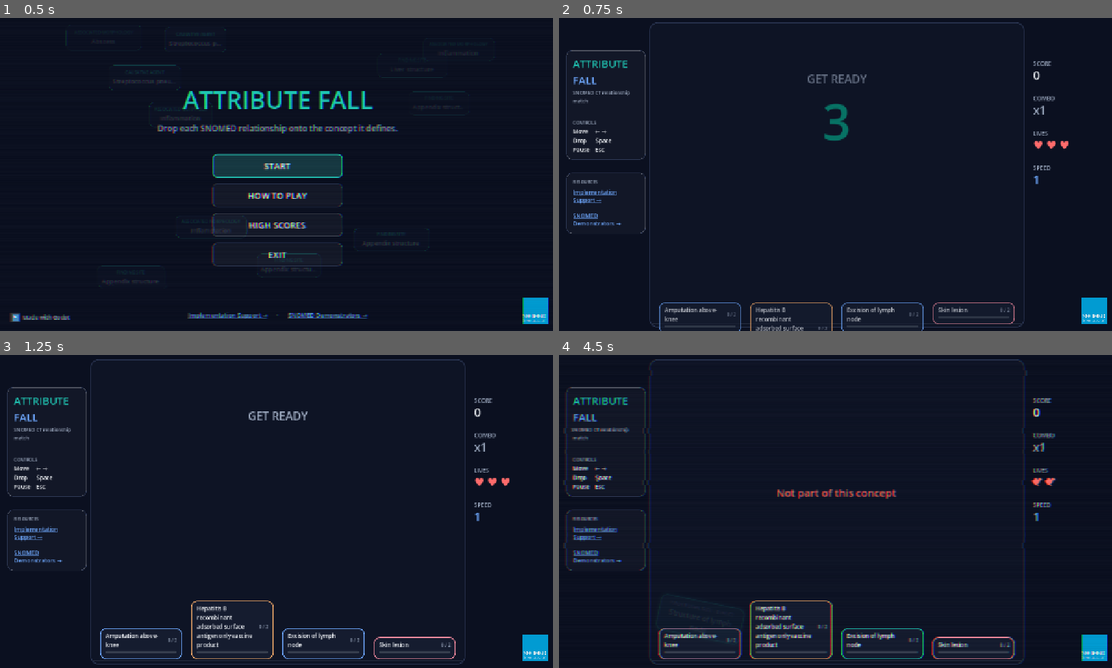
Above: before the commit, frames 1-4 (two rows, left to right).
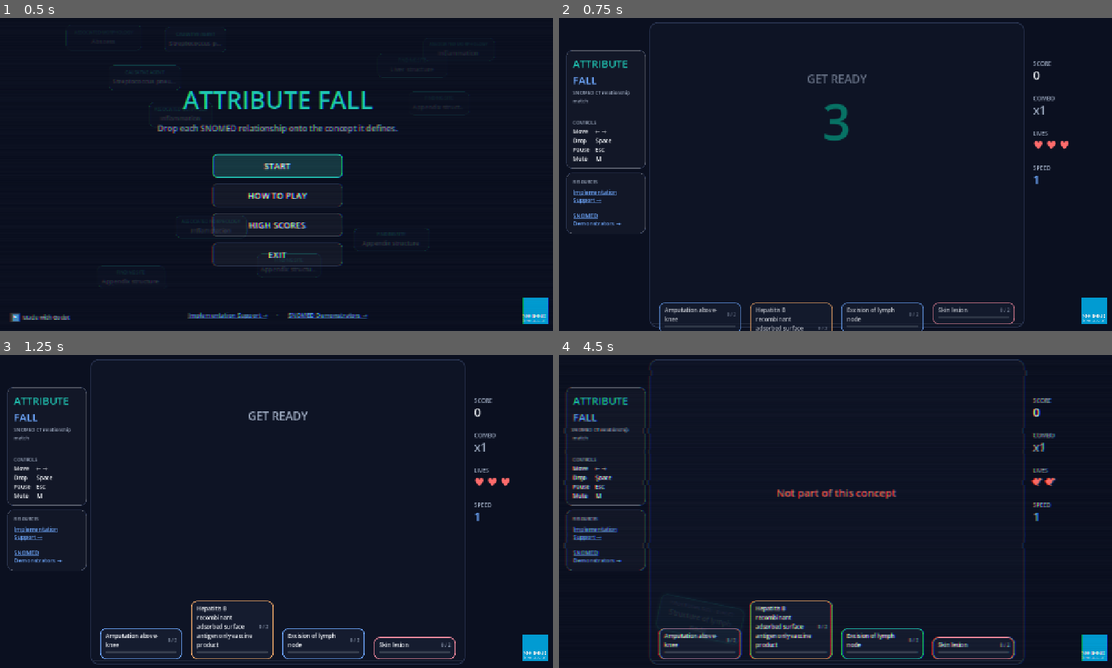
Above: after the commit, the same moments.

Repository: alopezo/attribute-fall
Game: Godot game, scene res://scenes/main.tscn
Two runs of this game, one before a commit and one after it. Both use one fixed random seed, a clock stepped at 60 frames per second and the inputs below. The engine's default icon, where the game draws it, is replaced by a stand-in: a white triangle on a blue panel in a dark square.
Inputs (mouse positions are in pixels of both pictures, inside the frame that each line leads up to):
- Up to frame 1 (0.5 s): no input
- Up to frame 2 (0.75 s): click "START" at 0.5 s
- Up to frame 3 (1.25 s): no input
- Up to frame 4 (4.5 s): move the mouse to (702, 642) at 1.27 s; hold Right (af_right) 1.28-2.03 s; hold Space (af_hard) 1.28-2.03 s; click (702, 642) at 1.42 s; tap Enter at 2 s; move the mouse to (791, 630) at 2.02 s; hold S 2.03-2.78 s; tap Down (af_soft) at 2.1 s; click (791, 630) at 2.17 s; tap Space (af_hard) at 2.75 s; move the mouse to (879, 642) at 2.77 s; hold Right (af_right) 2.78-4.28 s; tap J at 2.85 s; click (879, 642) at 2.92 s; move the mouse to (973, 649) at 3.52 s; tap L at 3.6 s; click (973, 649) at 3.67 s; move the mouse to (1001, 558) at 4.27 s; hold Left (af_left) from 4.28 s (still down); hold Space (af_hard) from 4.28 s (still down); click (1001, 558) at 4.42 s

Frame 1 is identical in both runs. In frame 2, 0.1% of the frame differs, in the area x 1-16%, y 43-49%; in frame 3, 0.1%; in frame 4, 0.2%.

Commit message:
feat: looping background music (converted to OGG; M to mute)
40MB WAV -> 3.8MB OGG so the web pck stays small. Loops across menu and play;
press M to mute.

Co-Authored-By: Claude Opus 4.8 <noreply@anthropic.com>

Diff:
--- a/scripts/main.gd
+++ b/scripts/main.gd
@@ -134,6 +134,7 @@
 	add_child(scores)
 	scores.loaded.connect(_on_scores_loaded)
 	scores.submitted.connect(_on_score_submitted)
+	_build_music()
 	_build_logo()
 	_build_crt()
 	_show_only(start_panel)
@@ -196,6 +197,27 @@
 	t.tween_method(_set_crt, 0.25, 0.5, 0.05)
 	t.tween_method(_set_crt, 0.5, 0.0, 0.2)
 	t.tween_callback(func(): _crt_error = false)
+
+# Looping background music. On web the browser resumes audio on first input.
+var music: AudioStreamPlayer
+var _music_muted := false
+func _build_music() -> void:
+	var stream = load("res://assets/music/1_ascend.ogg")
+	if stream == null:
+		return
+	if "loop" in stream:
+		stream.loop = true
+	music = AudioStreamPlayer.new()
+	music.stream = stream
+	music.volume_db = -12.0
+	add_child(music)
+	music.play()
+
+func _toggle_music() -> void:
+	if music == null:
+		return
+	_music_muted = not _music_muted
+	music.volume_db = -80.0 if _music_muted else -12.0
 
 # SNOMED International badge, pinned bottom-right, above everything.
 func _build_logo() -> void:
@@ -223,6 +245,7 @@
 	_add_action("af_soft",  [KEY_DOWN, KEY_S], [JOY_BUTTON_DPAD_DOWN], [[JOY_AXIS_LEFT_Y, 1.0]])
 	_add_action("af_hard",  [KEY_SPACE], [JOY_BUTTON_A], [])
 	_add_action("af_pause", [KEY_ESCAPE], [JOY_BUTTON_START], [])
+	_add_action("af_mute",  [KEY_M], [], [])
 
 func _add_action(name: String, keys: Array, buttons: Array, axes: Array) -> void:
 	if InputMap.has_action(name):
@@ -393,7 +416,7 @@
 	vb.add_child(_spacer(8))
 
 	vb.add_child(_make_label("CONTROLS", 10, Palette.MUTED))
-	vb.add_child(_make_label("Move     ← →\nDrop      Space\nPause    Esc", 13, Palette.TEXT))
+	vb.add_child(_make_label("Move     ← →\nDrop      Space\nPause    Esc\nMute      M", 13, Palette.TEXT))
 
 	panel.reset_size()
 
@@ -635,7 +658,7 @@
 	cbox.add_child(_control_row("Move", ["←", "→", "/", "A", "D", "/", "J", "L"]))
 	cbox.add_child(_control_row("Soft / hard drop", ["↓", "S", "·", "Space"]))
 	cbox.add_child(_control_row("Pause", ["Esc"]))
-	var extra := _make_label("Gamepad: D-pad / stick move · A drop · Start pause        Mouse / touch: click a card", 13, Palette.MUTED)
+	var extra := _make_label("Gamepad: D-pad / stick move · A drop · Start pause        Mouse / touch: click a card        M: mute music", 13, Palette.MUTED)
 	extra.mouse_filter = Control.MOUSE_FILTER_IGNORE
 	cbox.add_child(extra)
 	var crow := CenterContainer.new()
@@ -1253,6 +1276,9 @@
 		resolve_drop(current_piece.lane_index)
 
 func _unhandled_input(event: InputEvent) -> void:
+	if event.is_action_pressed("af_mute"):
+		_toggle_music()
+		return
 	if _counting or _input_guard:
 		return
 	# Menu-like states rely on focusable buttons (keyboard + gamepad via ui_* actions);
Not shown, added: assets/music/1_ascend.ogg.import
Not shown, added: assets/music/1_ascend.ogg
